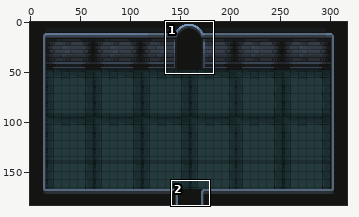
Edited in one commit: sprite sheet (Rougelike_Bullethell_Dungeon_Crawler/World/Rooms/room.png). The picture above shows the old version from afar; the outline marks the close-up.
Close-up. Before:
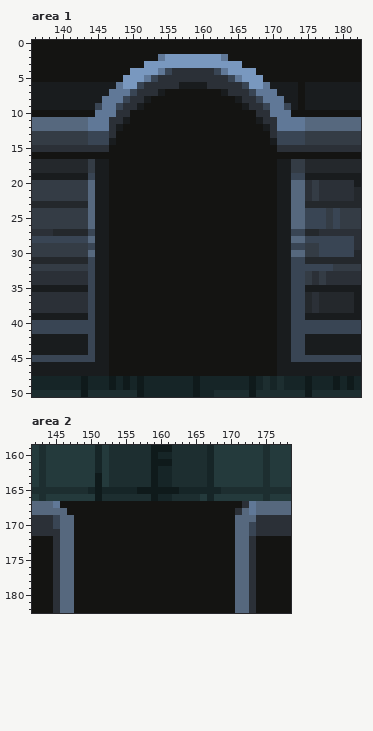
The file is 317x183 pixels. Shown: area 1: x 136..182, y 0..50; area 2: x 142..178, y 159..182.
After:
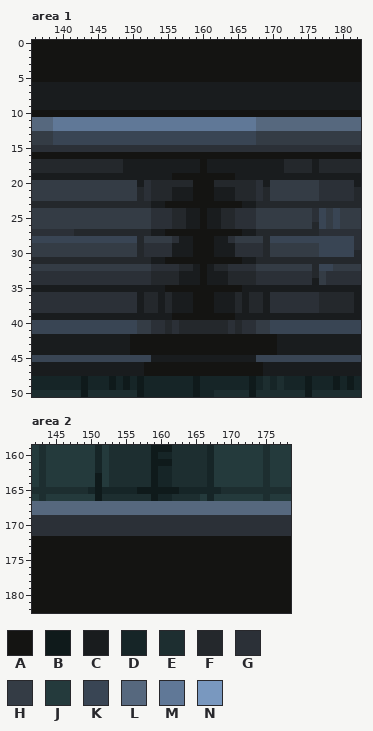
Palette (. is transparent): A #141412  B #0f1a1b  C #191c1e  D #162527  E #1d2e30  F #24282c  G #2b3037  H #343c45  J #243a3c  K #394554  L #56687e  M #607897  N #7998bf
Difference:
Changed rows in their new state; - is an unchanged pixel.
Area 1:
first column x 139:
 2 ---------------AAAAAAAAAA-------------
 3 -------------AAAAAAAAAAAAAA-----------
 4 -----------AAAAAAAAAAAAAAAAAA---------
 5 ----------AAAAAAAAAAAAAAAAAAAA--------
 6 ---------CCCCCCCCC----CCCCCCCCC----C--
 7 --------CCCCCCC-CCCCCCCC-CCCCCCC---C--
 8 -------CCCCCC-CCCCCCCCCCCC-CCCCCC--C--
 9 ------CCCCCC-CCCCCCCCCCCCCC-CCCCCC-C--
10 ------AAAAA------------------AAAAA----
11 MMMMM---MMMMMMMMMMMMMMMMMMMMMLLLLLLL--
12 MMMMM---MMMMMMMMMMMMMMMMMMMMMLLLLLLL--
13 KKKKK---KKKKKKKKKKKKKKKKKKKKKHHHHHHH--
14 KKKKK---KKKKKKKKKKKKKKKKKKKKKHHHHHHH--
15 --------GGGGGGGGGGGGGGGGGGGGGGGG------
17 -----FFFFFCCCCCCCCCCC-CCCCCCCCCC-FFF-C
18 -----FFFFFCCCCCCCCCCC-CCCCCCCCCC-FFF-C
19 -----C--CCCCCCCCC---------CCCCCC--CC--
20 -----HHHHHHHCGFFFFFF---FFFFFFGCHHHHHH-
21 -----HHHHHHHFGFFFCCC---CCCFFFGFHHHHHH-
22 -----HHHHHHHFGFFFCCC---CCCFFFGFHHHHHH-
23 -----FFFFFFFFFCC-----------CCFFFFFFF--
24 -----HHHHHHHHHGGGFFCC-CCFFGGGHHHHHHHHG
25 -----HHHHHHHHHGGGFFCC-CCFFGGGHHHHHHHHG
26 -----HHHHHHHHHGGGFFCC-CCFFGGGHHHHHHHHF
27 GGG--FFFFFFFFFCC-----------CCFFFFFFF--
28 -----KKKKKKKFHHHHGCC---CCGHHHHFKKKKK--
29 -----HHHHHHHFGGGGCCC---CCCGGGGFHHHHH--
30 -----HHHHHHHFGGGGCCC---CCCGGGGFHHHHH--
31 -----FFFFFFFFFCC-----------CCFFFFFFF--
32 -----HHHHHHHHHGGGGFFC-CFFGGGGHHHHHHHHF
33 -----GGGGGGGGGFFFFCCC-CCCFFFFGGGGGGGGF
34 -----GGGGGGGGGFFFFCCC-CCCFFFFGGGGGGGGC
35 -----C--CCCCCCCC-----------CCCCC--CC--
36 -----GGGGGGGCFFCFCCC---CCCFCFFCGGGGGG-
37 -----GGGGGGGCFFCFCCC---CCCFCFFCGGGGGG-
38 -----GGGGGGGCFFCFCCC---CCCFCFFCGGGGGG-
39 -----C--CCCCCCCCC---------CCCCCC--CC--
40 ------KKKKKKHHGGFGFFFFFFFGFGGHHKKK----
41 ------KKKKKKHHGGFGFFFFFFFGFGGHHKKK----
42 -----C--CCC-----------------------CC--
43 -----C--CCC-----------------------CC--
44 -----C--CCC-----------------------CC--
45 ------KKKKKKKKCCCCCCCCCCCCCCCKKKKK----
46 --------CCCCC-----------------CC------
47 --------CCCCC-----------------CC------
Area 2:
first column x 145:
167 LLLLLLLLLLLLLLLLLLLLLLLLLLLLL
168 --LLLLLLLLLLLLLLLLLLLLLLLLL-L
169 GGGGGGGGGGGGGGGGGGGGGGGGGGGGG
170 GGGGGGGGGGGGGGGGGGGGGGGGGGGGG
171 -GGGGGGGGGGGGGGGGGGGGGGGGGGGG
172 AAA-----------------------AAA
173 AAA-----------------------AAA
174 AAA-----------------------AAA
175 AAA-----------------------AAA
176 AAA-----------------------AAA
177 AAA-----------------------AAA
178 AAA-----------------------AAA
179 AAA-----------------------AAA
180 AAA-----------------------AAA
181 AAA-----------------------AAA
182 AAA-----------------------AAA
Where, in picture pixels (left, top, right, bottom), the same in both close-ups:
changed: (53, 54, 319, 376)
changed: (53, 501, 256, 613)
